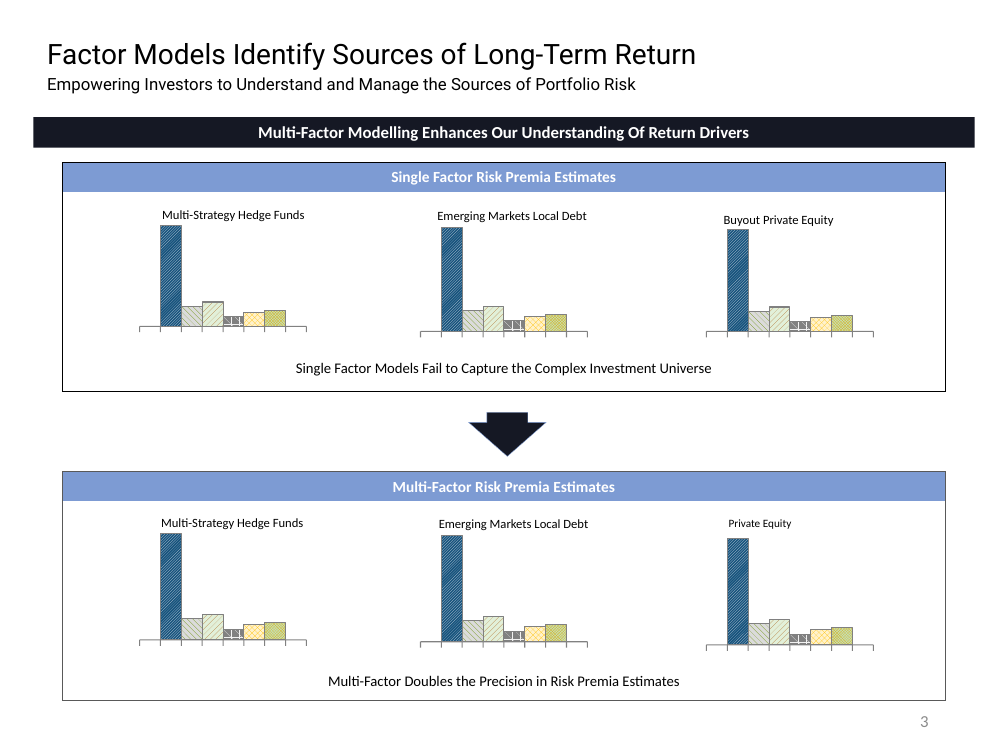
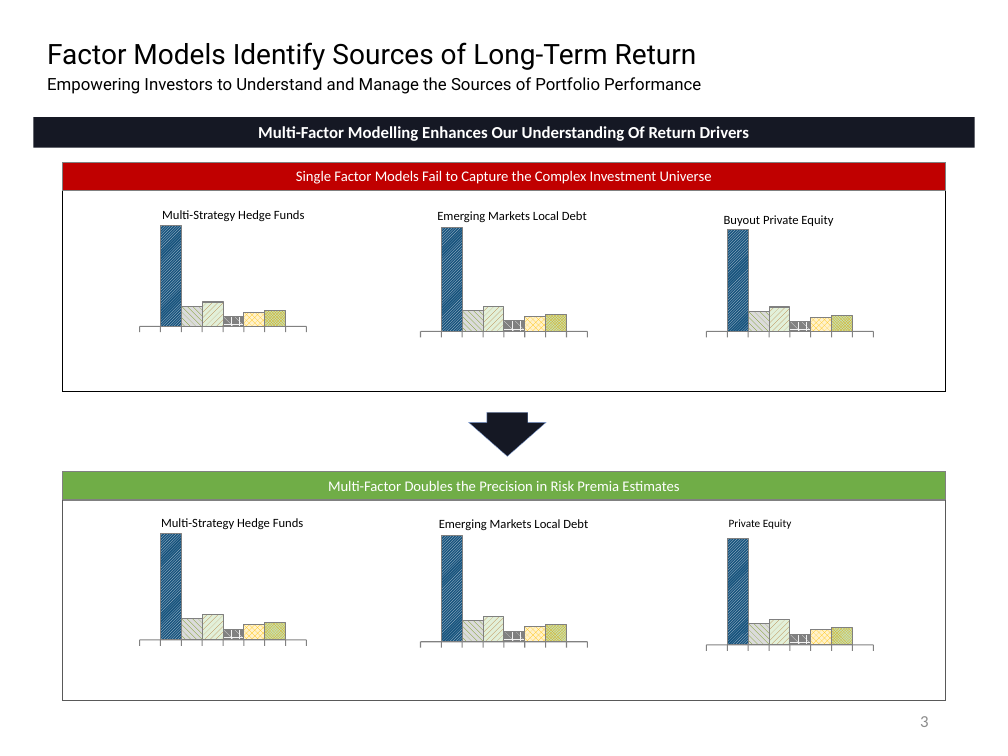
Before and after one commit to fabarker/epsilon-phi, a slide deck: slide 3 of epsilon-phi-core/src/python/epsilonPhi/ep_saa/marketing/Factor Model and Case Studies.pptx. Drawn at 1008x756 pixels with LibreOffice and Linux fonts; fonts in the diff are those of the drawing. Boxes give left, top, right and bottom in pixels: in the first picture for what was removed or moved away, otherwise in the second. Text is boxed around its words. In the diff, an @@ line names an element or a change of style, - is before the commit and + after.

Commit message:
fix bug in fx risk decomposition, additions to case studies

```diff
--- a/epsilon-phi-core/src/python/epsilonPhi/ep_saa/marketing/Factor Model and Case Studies.pptx
+++ b/epsilon-phi-core/src/python/epsilonPhi/ep_saa/marketing/Factor Model and Case Studies.pptx
@@ text at (47, 77, 701, 94): text changed @@
-Empowering Investors to Understand and Manage the Sources of Portfolio Risk
+Empowering Investors to Understand and Manage the Sources of Portfolio Performance
@@ rectangle "Single Factor Models Fail to ...": place and size @@
-rectangle "Single Factor Models Fail to ..." at (296, 362, 712, 376)
+rectangle "Single Factor Models Fail to ..." at (62, 162, 946, 191)
@@ rectangle "Single Factor Models Fail to ..." at (62, 162, 946, 191): text colour #000000 to #FFFFFF; fill none to #C00000; outline none to #808080 0.75 pt @@
@@ rectangle removed at (62, 162, 946, 192) @@
-Single Factor Risk Premia Estimates
@@ rectangle "Multi-Factor Risk Premia Estimates" at (62, 472, 946, 501): fill #7D9BD3 to #7F94BA; outline #7D9BD3 0.5 pt to #808080 0.5 pt @@
@@ rectangle "Multi-Factor Doubles the Precision in ...": place and size @@
-rectangle "Multi-Factor Doubles the Precision in ..." at (328, 675, 679, 686)
+rectangle "Multi-Factor Doubles the Precision in ..." at (62, 472, 946, 500)
@@ rectangle "Multi-Factor Doubles the Precision in ..." at (62, 472, 946, 500): text colour #000000 to #FFFFFF; fill none to #70AD47; outline none to #808080 0.75 pt @@
```
Also in this commit, not shown: 3 other slides changed, 14 slides added, 12 other files.
